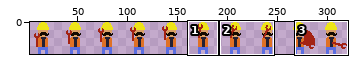
A sprite sheet gets an edit: src/Assets/ConstructionWorker-Attack.png. Above, an overview of the earlier version with the close-up marked.
Close-up. First the earlier version:
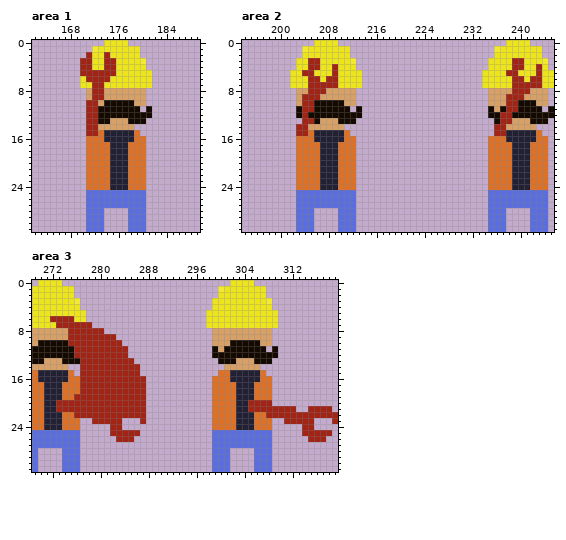
The file is 320x32 pixels. Shown: area 1: x 162..189, y 0..31; area 2: x 194..245, y 0..31; area 3: x 269..319, y 0..31. The wide view leaves out empty margins.
New version:
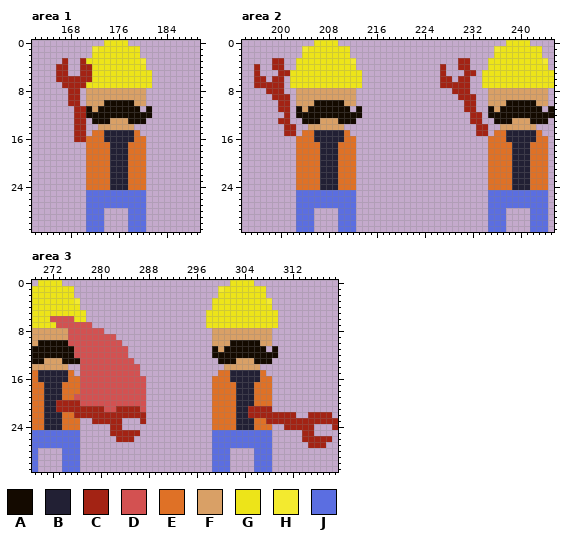
Palette (. is transparent): A #140a00  B #222034  C #a32314  D #d35151  E #df7126  F #d9a066  G #ede419  H #f3ea2f  J #5b6ee1
Edits made:
Changed rows in their new state; - is an unchanged pixel.
Area 1:
first column x 166:
 2 -----.--G-
 3 -C---G--GG
 4 CC------GG
 5 CC----GGGG
 6 CCCCC-GGG-
 7 -CCCC-GG--
 8 --CC--FF--
 9 --CC--FF--
10 --CC-FF---
11 ---CCAF---
12 ---CCAA---
13 ---CC.A---
14 ---CC..---
15 ---CC.E---
16 ---CC-----
Area 2:
first column x 196:
 3 ---CC----GG-----------------------CC-------GG---
 4 C--CC----GG--G-----------------C--CC-------GG--G
 5 C---CC--GG---G-----------------C---CC-----GG---G
 6 CC-CC----GG-GG-----------------CC-CC-------GG-GG
 7 CCCCC----GGGGG-----------------CCCCC-------GGGGG
 8 --CCC----FFF---------------------CCC-------FFF--
 9 ---CCC--FFF-----------------------CCC-----FFF---
10 ----CC--FF-------------------------CC-----AA----
11 ----CC--FA-------------------------CC-----AA----
12 -----C--A---------------------------CC---AA-----
13 ----CC--AA--------------------------CC---AA-----
14 -----CC..----------------------------CC-.F------
15 -----CC.E----------------------------CC-EE------
Area 3:
first column x 272:
 6 DDDD--------------------------------------------
 7 -DDDDDD-----------------------------------------
 8 ---DDDDDD---------------------------------------
 9 ---DDDDDDDD-------------------------------------
10 ---DDDDDDDDD------------------------------------
11 ----DDDDDDDDD-----------------------------------
12 ----DDDDDDDDD-----------------------------------
13 -----DDDDDDDDD----------------------------------
14 -----DDDDDDDDDD---------------------------------
15 -----DDDDDDDDDD---------------------------------
16 -----DDDDDDDDDDD--------------------------------
17 -----DDDDDDDDDDD--------------------------------
18 -----DDDDDDDDDDD--------------------------------
19 ----DDDDDDDDDDDD--------------------------------
20 -----DDDDDDDDDDD-----------------BEEE-----------
21 ---------DD----D---------------------....--....-
22 ---------------------------------CCC-----..----.
23 ------------------------------------CCC-----CCC-
24 ---------------------------------------CCC-----C
25 --------------------------------------------...-
26 ------------------------------------------C---C-
27 -------------------------------------------CCC--
Boxes around the changes in both close-ups, in picture pixels (x1, y1, x2, y2):
changed: (56, 52, 116, 142)
changed: (254, 58, 338, 136)
changed: (440, 58, 542, 136)
changed: (50, 316, 146, 412)
changed: (248, 400, 338, 448)
